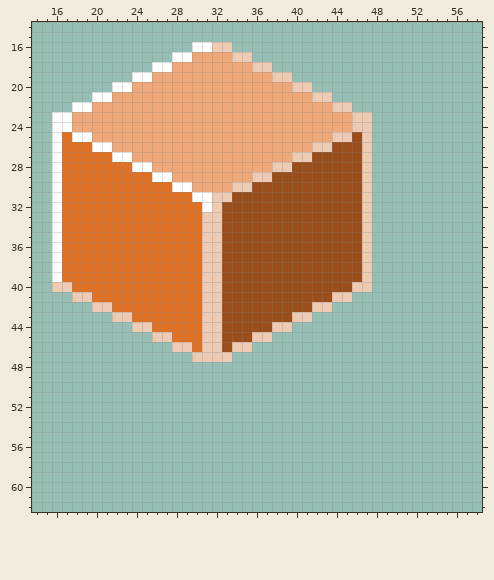
Two versions of one pixel-art file, assets/cube.aseprite. The picture above is the old version.
64x64 pixels, 1 frame. Shown: x 14..58, y 14..62.
The result:
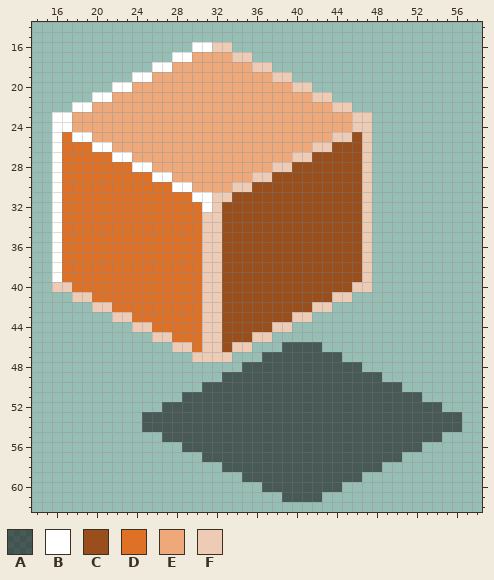
Palette (. is transparent): A #00000086  B #ffffff  C #994e1b  D #df7126  E #eea879  F #eecbb4
Edits made:
y 46: x 39..42 .... -> AAAA
y 47: x 37..44 ........ -> AAAAAAAA
y 48: x 35..46 ............ -> AAAAAAAAAAAA
y 49: x 33..48 ................ -> AAAAAAAAAAAAAAAA
y 50: x 31..50 .................... -> AAAAAAAAAAAAAAAAAAAA
y 51: x 29..52 ........................ -> AAAAAAAAAAAAAAAAAAAAAAAA
y 52: x 27..54 ............................ -> AAAAAAAAAAAAAAAAAAAAAAAAAAAA
y 53..54: x 25..56 ................................ -> AAAAAAAAAAAAAAAAAAAAAAAAAAAAAAAA
y 55: x 27..54 ............................ -> AAAAAAAAAAAAAAAAAAAAAAAAAAAA
y 56: x 29..52 ........................ -> AAAAAAAAAAAAAAAAAAAAAAAA
y 57: x 31..50 .................... -> AAAAAAAAAAAAAAAAAAAA
y 58: x 33..48 ................ -> AAAAAAAAAAAAAAAA
y 59: x 35..46 ............ -> AAAAAAAAAAAA
y 60: x 37..44 ........ -> AAAAAAAA
y 61: x 39..42 .... -> AAAA
Changed places in both pictures, as pixel boxes (x1, y1, x2, y2):
added: (142, 342, 462, 502)
